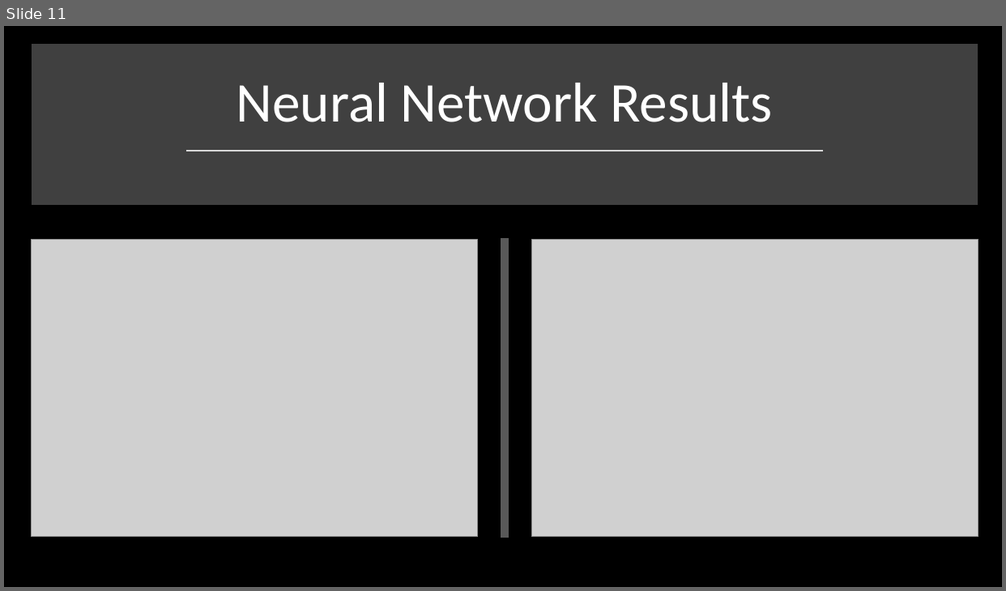
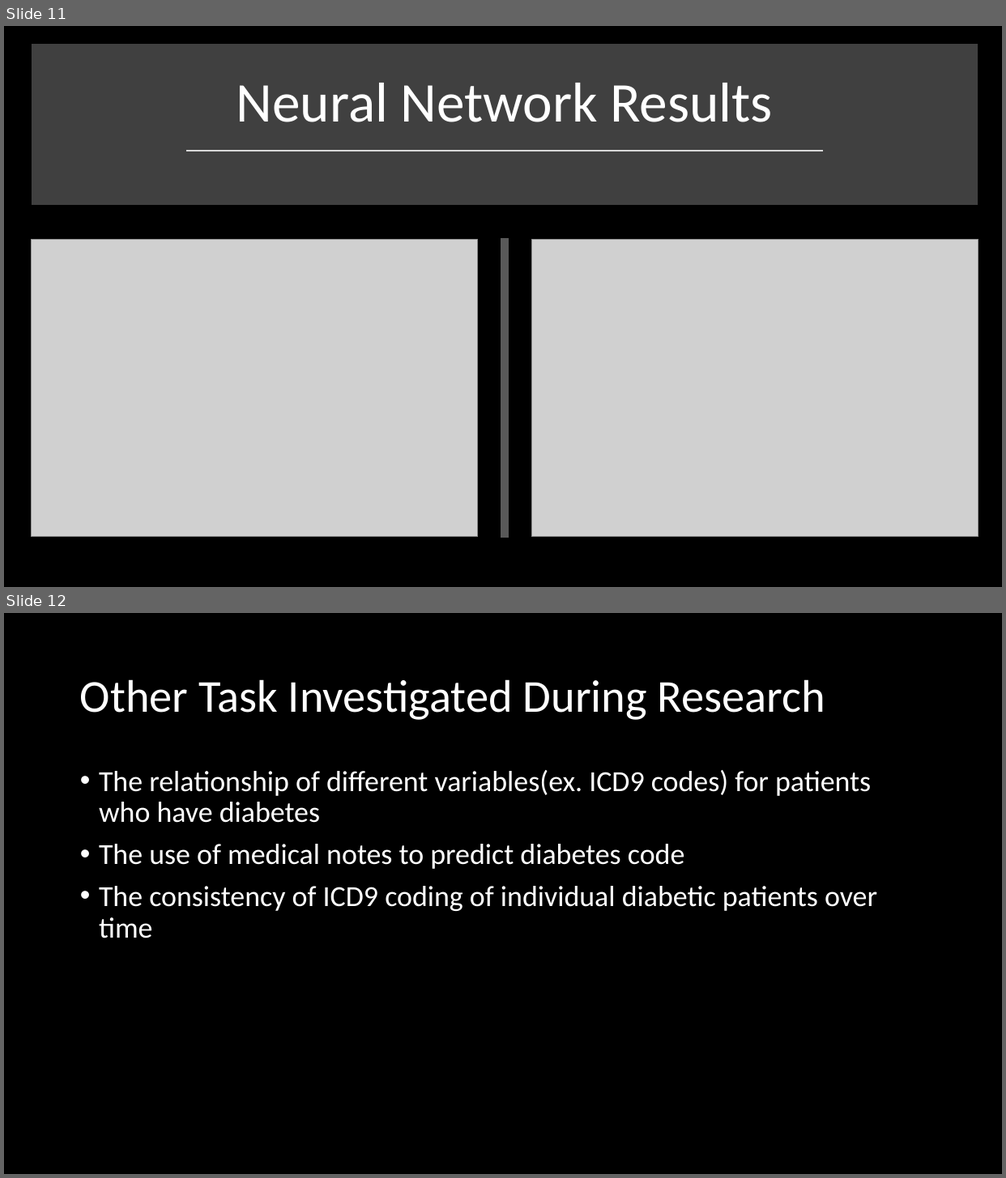
Before and after one commit to imw2/Diabetes-Diagnosis-Prediction, a slide deck: Presentation/FinalPresentationWittler.pptx. Shown one above the other, each under a label of ours: slide 11 before the commit, slides 11 and 12 after it. The pictures are 1006x591 and 1006x1178 pixels, drawn with LibreOffice and Linux fonts; fonts in the diff are those of the drawing; grey boxes stand for pictures. Boxes give left, top, right and bottom in pixels: in the first picture for what was removed or moved away, otherwise in the second. Text is boxed around its words. In the diff, an @@ line names an element or a change of style, - is before the commit and + after.

```diff
--- a/Presentation/FinalPresentationWittler.pptx
+++ b/Presentation/FinalPresentationWittler.pptx
@@ slide 12 added at (4, 613, 1002, 1174), background #000000 @@
@@ title added at (80, 679, 825, 720), 44 pt, text #FFFFFF @@
+Other Task Investigated During Research
@@ text added at (99, 770, 877, 939), 28 pt, text #FFFFFF @@
+• The relationship of different variables(ex. ICD9 codes) for patients who have diabetes
+• The use of medical notes to predict diabetes code
+• The consistency of ICD9 coding of individual diabetic patients over time
```
Also in this commit, not shown: 2 slides changed.
